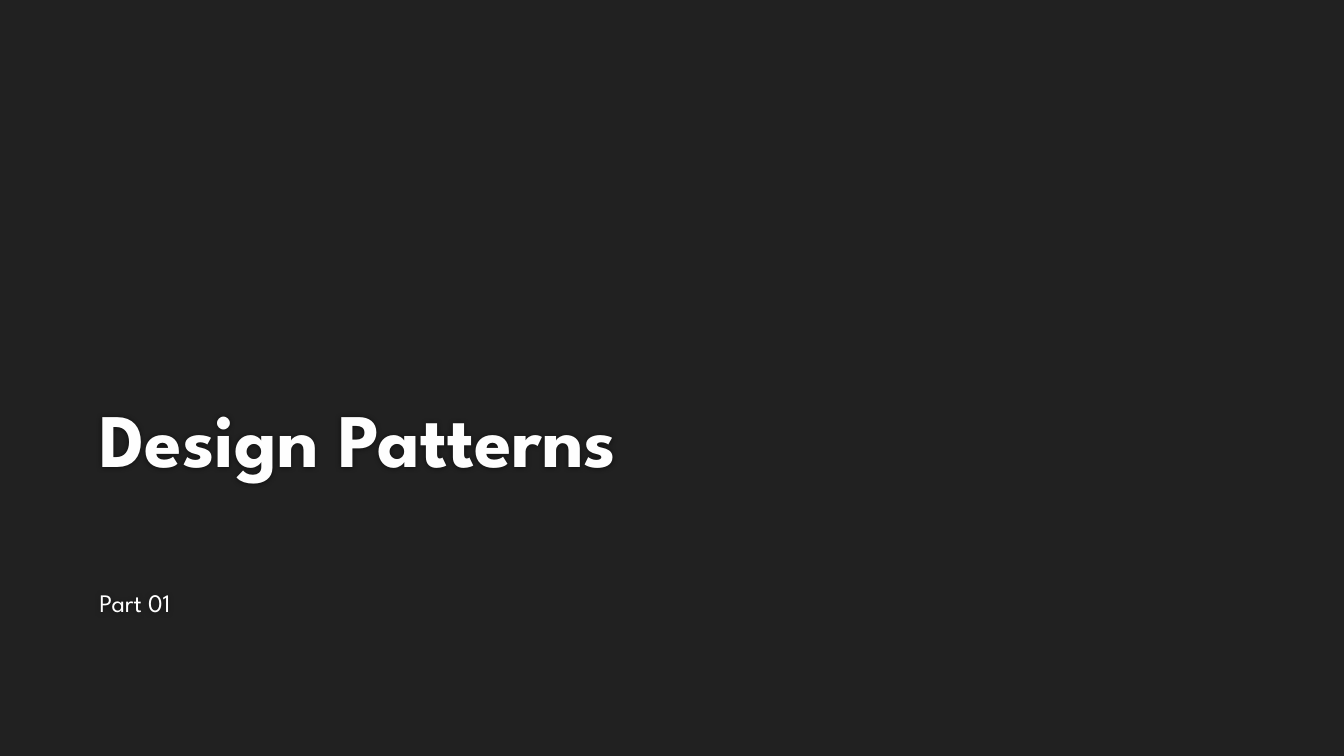
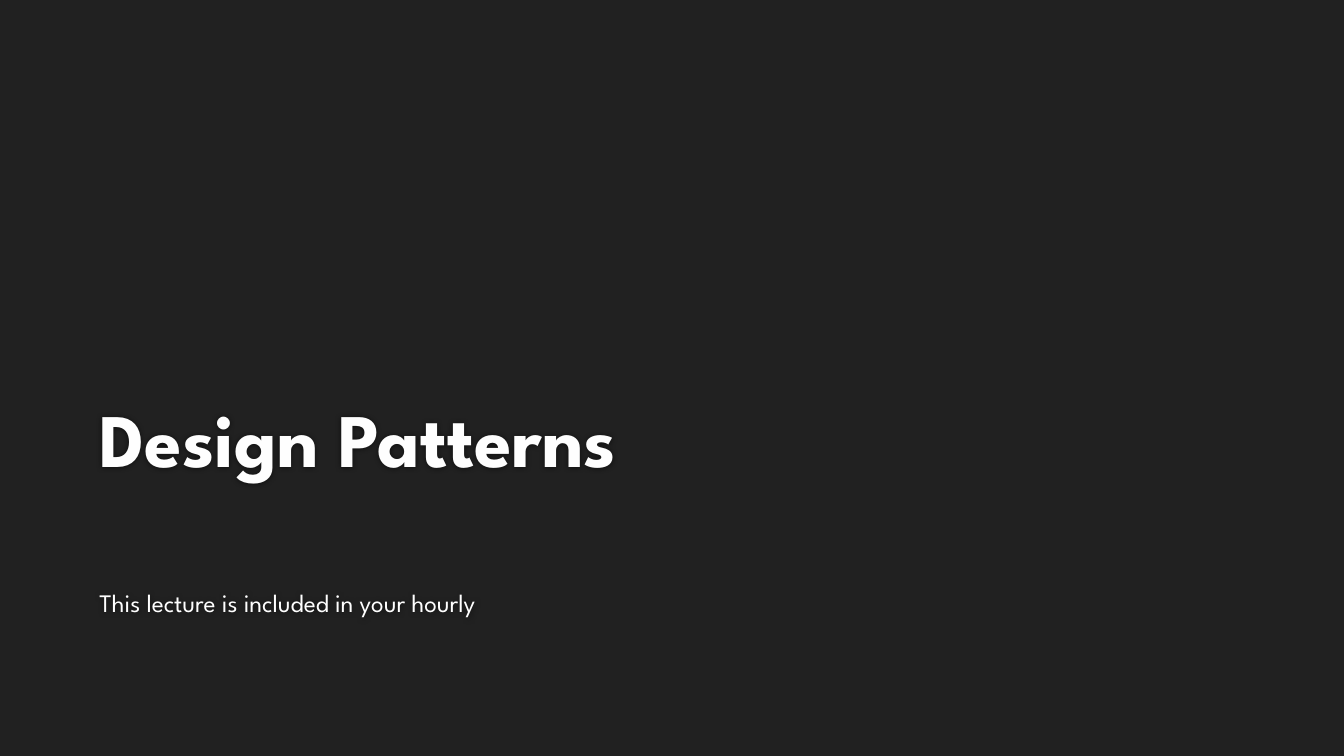
Before and after one commit to umairazfar/Software-Engineering, a slide deck: slide 1 of Slides/Design Patterns.pptx. Drawn at 1344x756 pixels with LibreOffice and Linux fonts; fonts in the diff are those of the drawing; background and template pictures are left out. Boxes give left, top, right and bottom in pixels: in the first picture for what was removed or moved away, otherwise in the second. Text is boxed around its words. In the diff, an @@ line names an element or a change of style, - is before the commit and + after.

Commit message:
Design patterns

```diff
--- a/Slides/Design Patterns.pptx
+++ b/Slides/Design Patterns.pptx
@@ subtitle at [99,594,475,618]: text changed @@
-Part 01
+This lecture is included in your hourly
```
Also in this commit, not shown: 5 other slides changed, 12 slides added, 5 slides removed, 2 other files.
